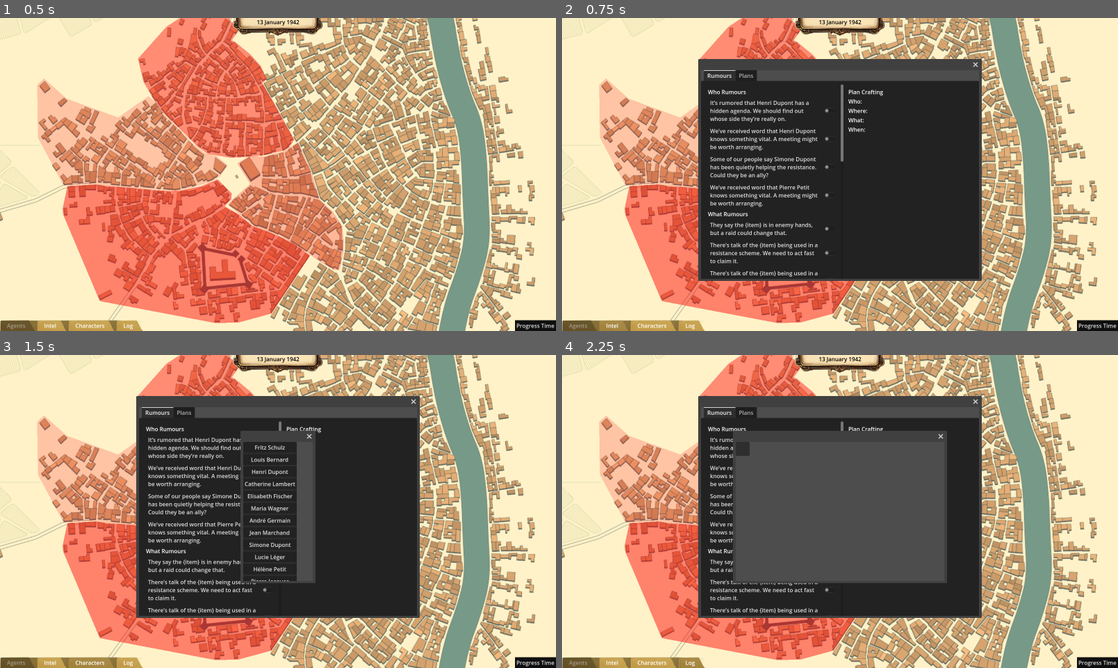
Above: before the commit, frames 1-4 (two rows, left to right).
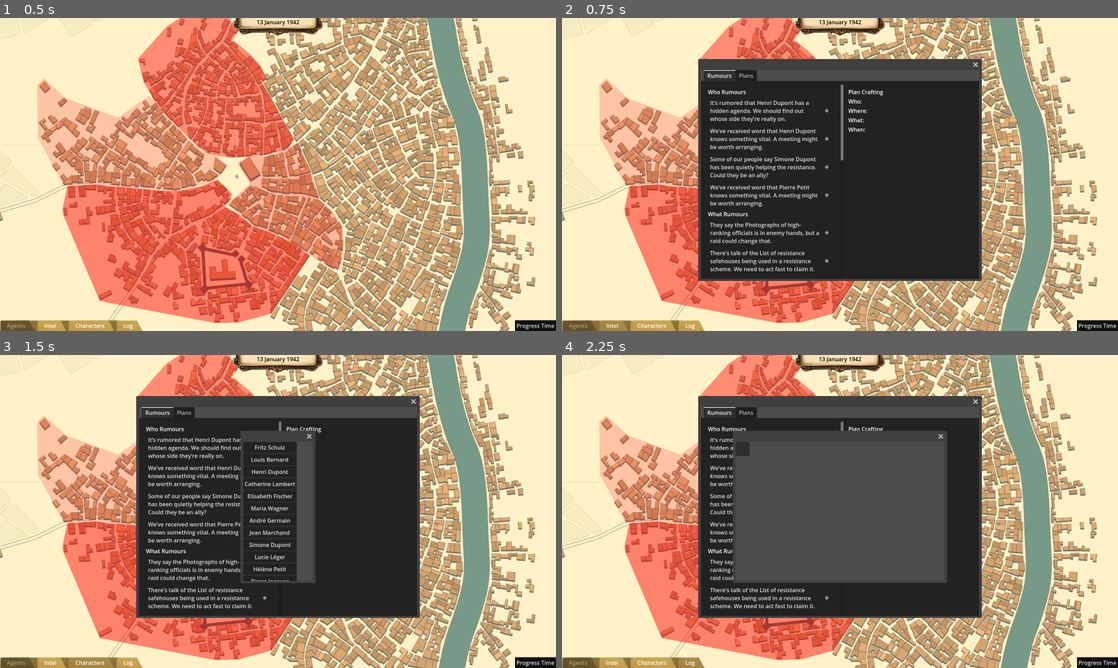
Above: after the commit, the same moments.

Repository: Stormwind-Gaming/stw-gogj-24
Game: Godot game, scene res://scenes/map.tscn
The game is run twice, just before and just after one commit, with the same random seed, the same clock (stepped at 60 frames per second) and the same inputs.
Inputs:
- Up to frame 1 (0.5 s): no input
- Up to frame 2 (0.75 s): click "Intel" at 0.5 s
- Up to frame 3 (1.5 s): click "Characters" at 1.25 s
- Up to frame 4 (2.25 s): click "Log" at 2 s

Frame 1 is identical in both runs. In frame 2, 1.1% of the frame differs, in the area x 26-51%, y 45-83%; in frame 3, 1.1%; in frame 4, 0.7%.

Commit message:
Items & WHAT rumours

Diff:
--- /dev/null
+++ b/data/items.csv
@@ -0,0 +1,26 @@
+item
+Encrypted radio transmitter
+Forged identification papers
+Map of enemy positions
+Blueprints for a new weapon
+List of resistance safehouses
+Enemy patrol schedule
+Hidden supply cache
+Stack of ration cards
+Confiscated resistance flyers
+Set of sabotage tools
+Codebook for enemy ciphers
+Cache of stolen explosives
+Secret correspondence
+Underground printing press
+Photographs of high-ranking officials
+Plans for a supply convoy
+Blueprints of enemy fortifications
+Resistance funding stash
+High-frequency radio parts
+List of collaborators’ names
+Emergency escape route map
+Message in invisible ink
+Cache of medical supplies
+Detailed weather report
+Prototype of a new enigma machine
--- a/scripts/global_registry.gd
+++ b/scripts/global_registry.gd
@@ -47,6 +47,7 @@
 	DISTRICT,
 	POI,
 	INTEL,
+	ITEM
 }
 
 var registered_objects = {}
--- a/scripts/globals.gd
+++ b/scripts/globals.gd
@@ -10,7 +10,8 @@
 	"last_names": "res://data/last_names.csv",
 	"poi_types": "res://data/poi_types.csv",
 	"poi_names": "res://data/poi_names.csv",
-	"rumour_text": "res://data/rumour_text.csv"
+	"rumour_text": "res://data/rumour_text.csv",
+	"items": "res://data/items.csv"
 }
 
 var town_names = []
@@ -20,6 +21,7 @@
 var poi_types = []
 var poi_names = []
 var rumour_text = []
+var items = []
 
 func _ready() -> void:
 	_load_town_names(load_csvs["town_names"])
@@ -28,9 +30,14 @@
 	_load_last_names(load_csvs["last_names"])
 	_load_poi_types(load_csvs["poi_types"])
 	_load_poi_names(load_csvs["poi_names"])
+	_load_rumour_text(load_csvs["rumour_text"])
+	_load_items(load_csvs["items"])
 
 #region Loaders
-	_load_rumour_text(load_csvs["rumour_text"])
+func _load_items(path: String) -> void:
+	var csv_data = load(path)
+	for record in csv_data.records:
+		items.append(record["item"])
 
 func _load_town_names(path: String) -> void:
 	var csv_data = load(path)
--- a/scripts/intel/intel.gd
+++ b/scripts/intel/intel.gd
@@ -10,6 +10,7 @@
 #TODO: How do we store related time & thing? Maybe store the turn that its going to relate to as an int?
 var related_character : Character
 var related_poi : PointOfInterest
+var related_item : Item
 
 func _init(level: Enums.IntelLevel, type: Enums.IntelType, description: String):
 
--- a/scripts/intel/intel_factory.gd
+++ b/scripts/intel/intel_factory.gd
@@ -76,9 +76,14 @@
 
 
 	elif random_value < config.who_chance + config.where_chance + config.what_chance:
+
 		type = Enums.IntelType.WHAT
+		var item = ItemFactory.create_item()
 		var rumour_text = Globals.get_rumour_text(type)
-		description = rumour_text.text
+
+		var replacements = {"item": item.item_name}
+		description = rumour_text.text.format(replacements)
+
 	else:
 		type = Enums.IntelType.WHEN
 		var rumour_text = Globals.get_rumour_text(type)
--- /dev/null
+++ b/scripts/items/item.gd
@@ -0,0 +1,14 @@
+extends Node2D
+
+class_name Item
+
+var id : String
+var item_name : String
+
+func _init(profile:Dictionary):
+
+	self.item_name = profile['item_name']
+
+	self.id = GlobalRegistry.register_object(GlobalRegistry.Registry_Category.ITEM, self)
+
+	print("Item created: " + self.item_name + " with id: " + self.id)
--- /dev/null
+++ b/scripts/items/item_factory.gd
@@ -0,0 +1,17 @@
+extends Object
+class_name ItemFactory
+
+static func generate_random_profile() -> Dictionary:
+	randomize() # Seed the random number generator
+
+	var item_name = Globals.items[randi() % Globals.items.size()]
+
+	return {
+		"item_name": item_name,
+	}
+
+static func create_item() -> Item:
+	var profile = generate_random_profile()
+	var new_item = Item.new(profile)
+
+	return new_item
--- a/scripts/map.gd
+++ b/scripts/map.gd
@@ -27,6 +27,7 @@
 		var whereR = IntelFactory.create_rumour(IntelFactory.RumourConfig.new(0,100,0,0))
 		var whatR = IntelFactory.create_rumour(IntelFactory.RumourConfig.new(0,0,100,0))
 		var whenR = IntelFactory.create_rumour(IntelFactory.RumourConfig.new(0,0,0,100))
+
 
 	#var plan = IntelFactory.combine_rumours([whoR, whereR, whatR, whenR])
 
Not shown, added: data/items.csv.import
